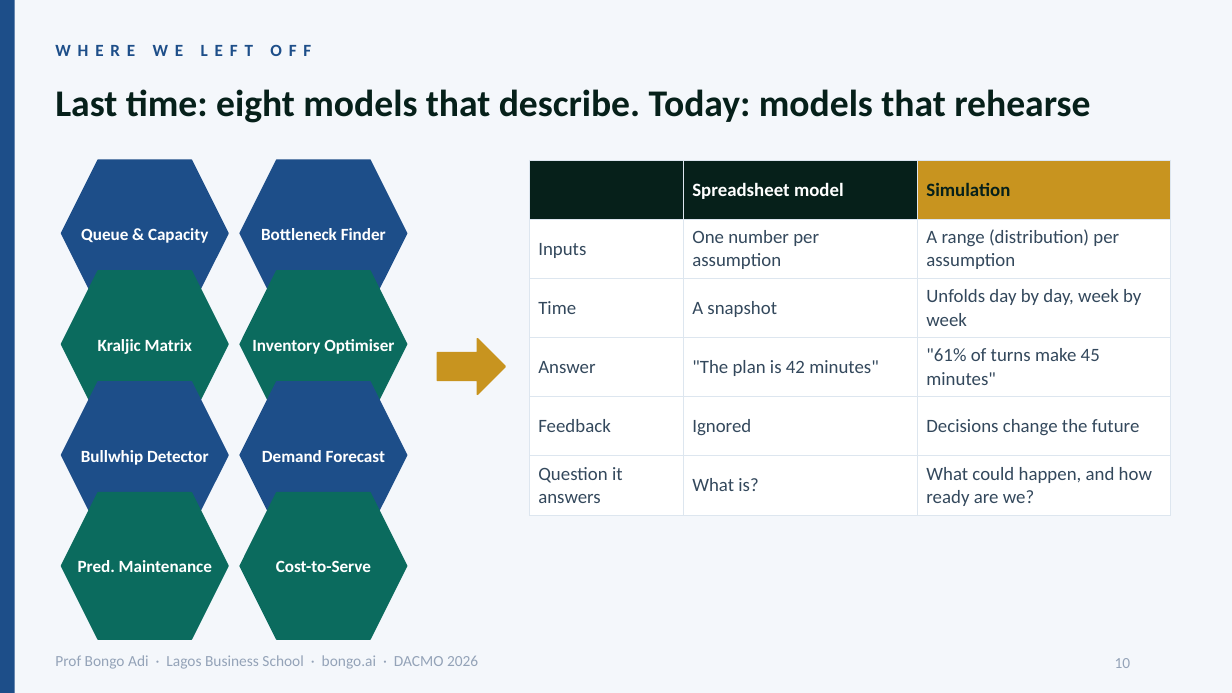
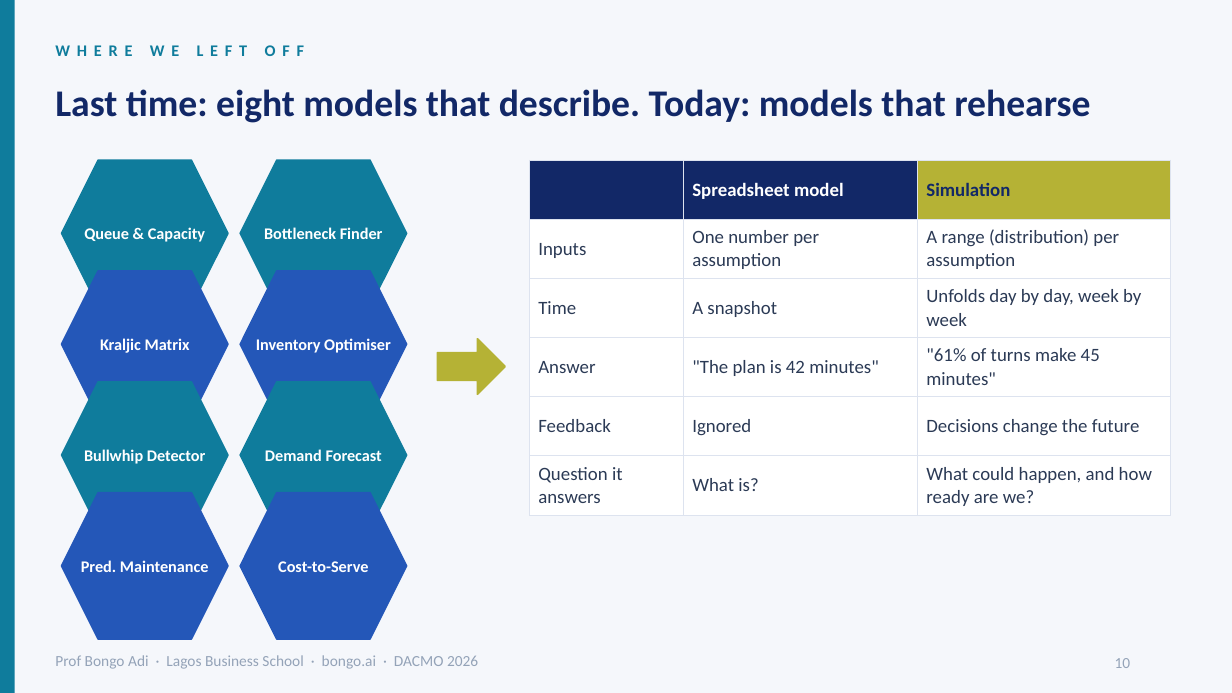
Before and after one commit to adibongo/dacmo-operations-analytics, a slide deck: slide 10 of downloads/DACMO-Analytics-for-Operations.pptx. Drawn at 1232x693 pixels with LibreOffice and Linux fonts; fonts in the diff are those of the drawing; background and template pictures are left out. Boxes give left, top, right and bottom in pixels: in the first picture for what was removed or moved away, otherwise in the second. Text is boxed around its words. In the diff, an @@ line names an element or a change of style, - is before the commit and + after.

```diff
--- a/downloads/DACMO-Analytics-for-Operations.pptx
+++ b/downloads/DACMO-Analytics-for-Operations.pptx
@@ background #F4F7FB to #F5F7FB @@
@@ rectangle at (x1=0, y1=0, x2=15, y2=692): fill #1D4E89 to #0F7C9C @@
@@ text "WHERE WE LEFT OFF" at (x1=55, y1=34, x2=1103, y2=65): size 10 to 9.5 pt, text colour #1D4E89 to #0F7C9C @@
@@ text "Last time: eight models that ..." at (x1=55, y1=89, x2=1090, y2=123): text colour #06201A to #122867 @@
@@ table at (x1=530, y1=160, x2=1170, y2=510) @@
@@ fill #06201A to #122867 in 2 cells @@
@@ fill #C8941F to #B5B235 in row 1, column 3 @@
@@ text colour #06201A to #122867 in "Simulation" @@
@@ text colour #33485C to #2B3A55 @@
@@ borders changed @@
@@ right arrow at (x1=437, y1=339, x2=505, y2=394): fill #C8941F to #B5B235; outline #C8941F 1 pt to #B5B235 1 pt @@
@@ fill #1D4E89 to #0F7C9C; outline #1D4E89 1 pt to #0F7C9C 1 pt in 4 elements at (x1=62, y1=160, x2=228, y2=307), (x1=240, y1=160, x2=407, y2=307), (x1=62, y1=382, x2=228, y2=529), (x1=240, y1=382, x2=407, y2=529) @@
@@ size 10 to 9.5 pt in 8 elements at (x1=84, y1=227, x2=205, y2=242), (x1=264, y1=227, x2=383, y2=239), (x1=100, y1=338, x2=190, y2=353), (x1=256, y1=338, x2=391, y2=353), (x1=84, y1=449, x2=206, y2=464), (x1=265, y1=449, x2=382, y2=461), (x1=81, y1=560, x2=209, y2=572), (x1=278, y1=561, x2=368, y2=572) @@
@@ fill #0B6B5E to #2457B8; outline #0B6B5E 1 pt to #2457B8 1 pt in 4 elements at (x1=62, y1=271, x2=228, y2=418), (x1=240, y1=271, x2=407, y2=418), (x1=62, y1=493, x2=228, y2=639), (x1=240, y1=493, x2=407, y2=639) @@
```
Also in this commit, not shown: 44 other slides changed, 16 other files.
